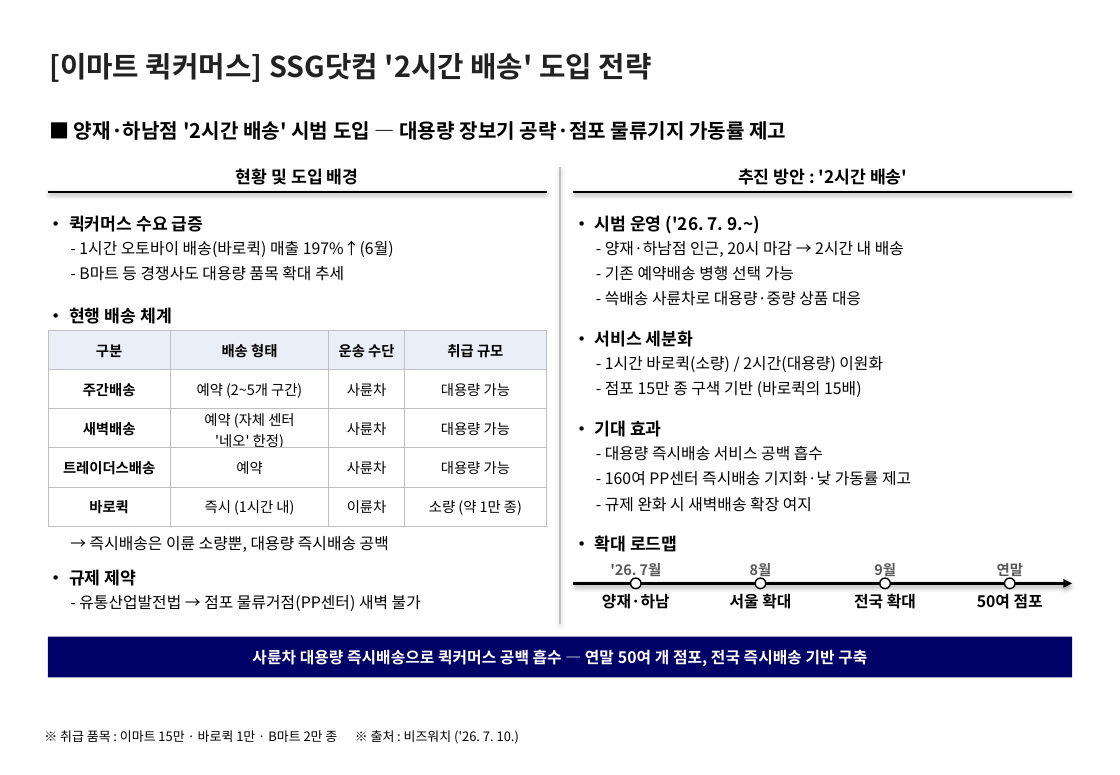
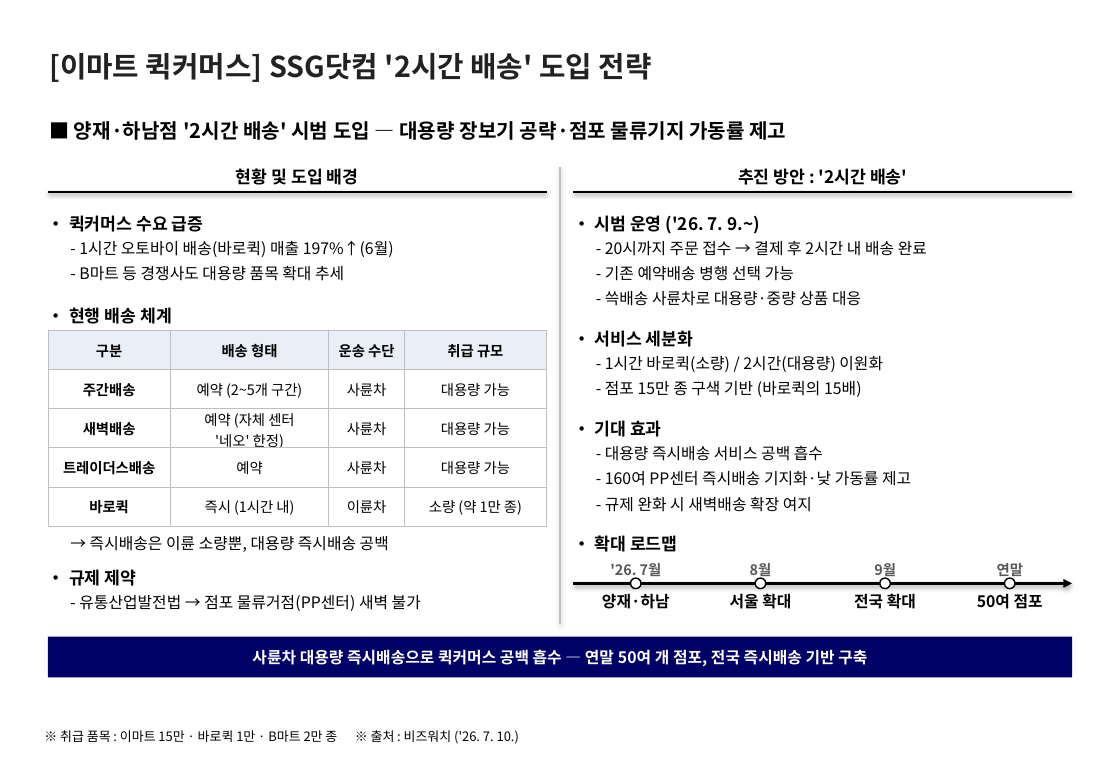
Before and after one commit to avoseed/web1, a slide deck: slide 1 of reports/ssg-quickcommerce-onepager.pptx. Drawn at 1120x775 pixels with LibreOffice and Linux fonts; fonts in the diff are those of the drawing. Boxes give left, top, right and bottom in pixels: in the first picture for what was removed or moved away, otherwise in the second. Text is boxed around its words. In the diff, an @@ line names an element or a change of style, - is before the commit and + after.

```diff
--- a/reports/ssg-quickcommerce-onepager.pptx
+++ b/reports/ssg-quickcommerce-onepager.pptx
@@ text at box(605, 241, 927, 256): text changed @@
-- 양재·하남점 인근, 20시 마감 → 2시간 내 배송
+- 20시까지 주문 접수 → 결제 후 2시간 내 배송 완료
```
Also in this commit, not shown: 3 other files.
